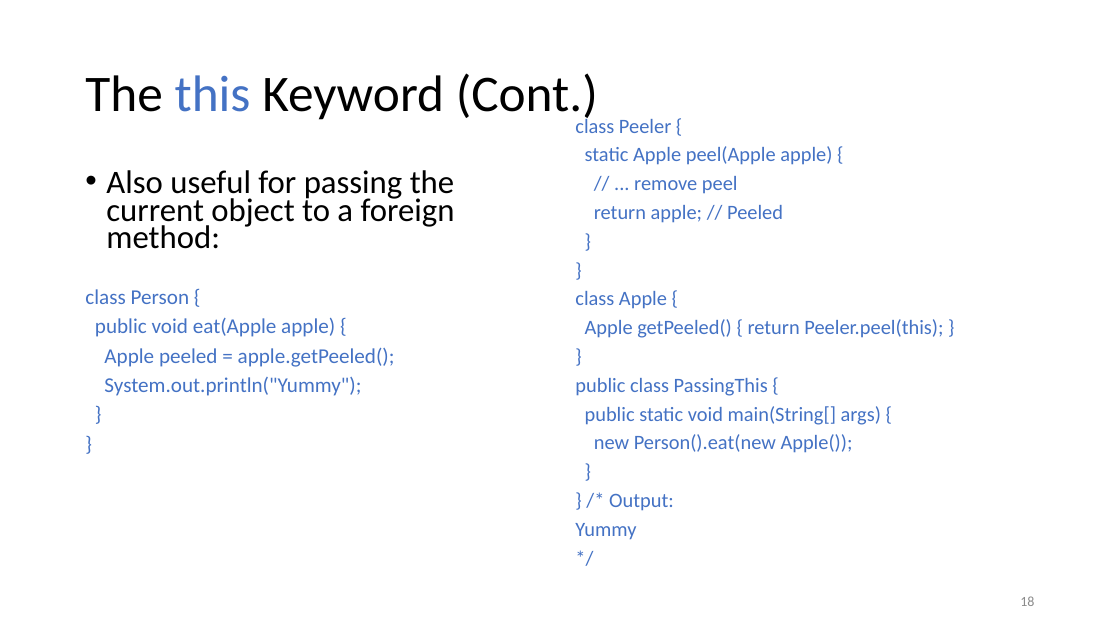
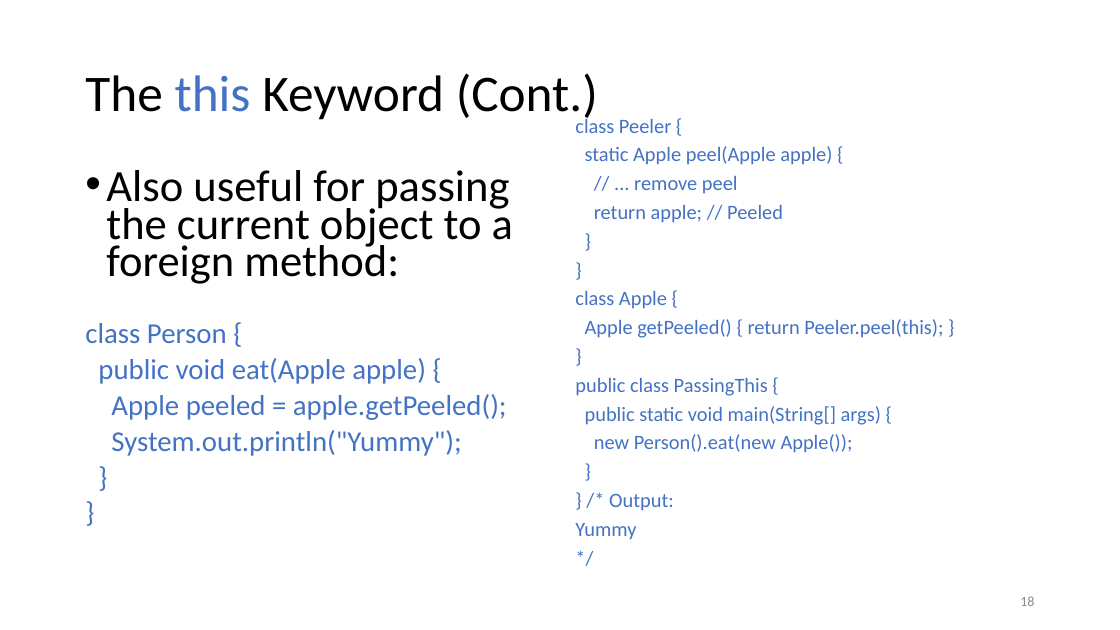
Before and after one commit to utsadev/ProgEngIIHW, a slide deck: slide 18 of Week5/03JavaClasses.pptx. Drawn at 1120x630 pixels with LibreOffice and Linux fonts; fonts in the diff are those of the drawing. Boxes give left, top, right and bottom in pixels: in the first picture for what was removed or moved away, otherwise in the second. Text is boxed around its words. In the diff, an @@ line names an element or a change of style, - is before the commit and + after.

```diff
--- a/Week5/03JavaClasses.pptx
+++ b/Week5/03JavaClasses.pptx
@@ text "Also useful for passing the ..." at <box>85,170,513,456</box>: size 28.1 to 38.2 pt in "Also useful for passing the current object ..."; size 18.1 to 24.6 pt in "class Person {", "public void eat(Apple apple) {", "Apple peeled = apple.getPeeled();", "System.out.println("Yummy");" and 2 more places @@
```
Also in this commit, not shown: 14 other slides changed.
